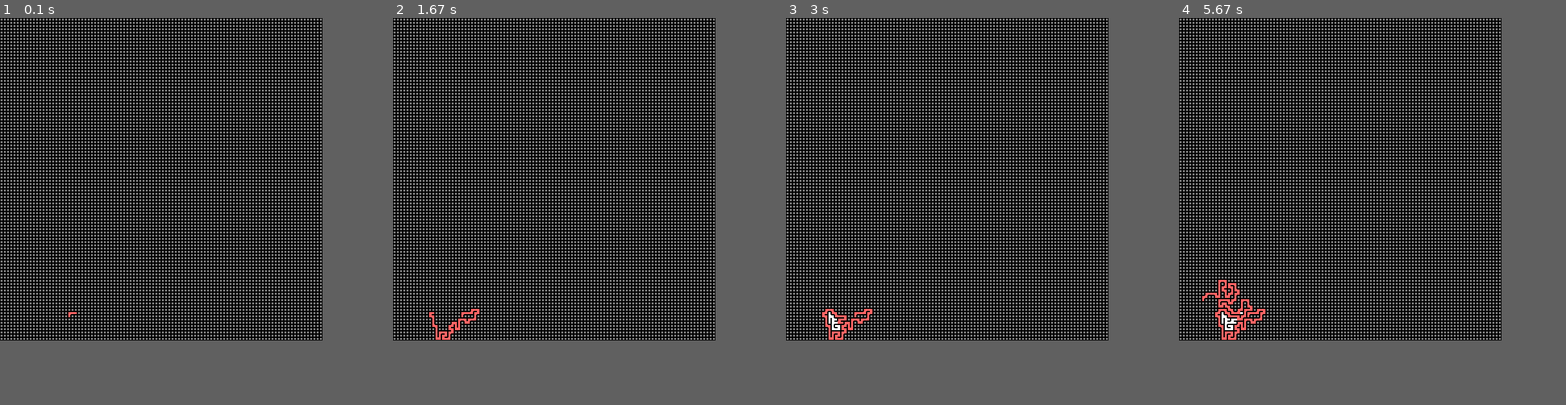
Above: before the commit, frames 1-4 (left to right).
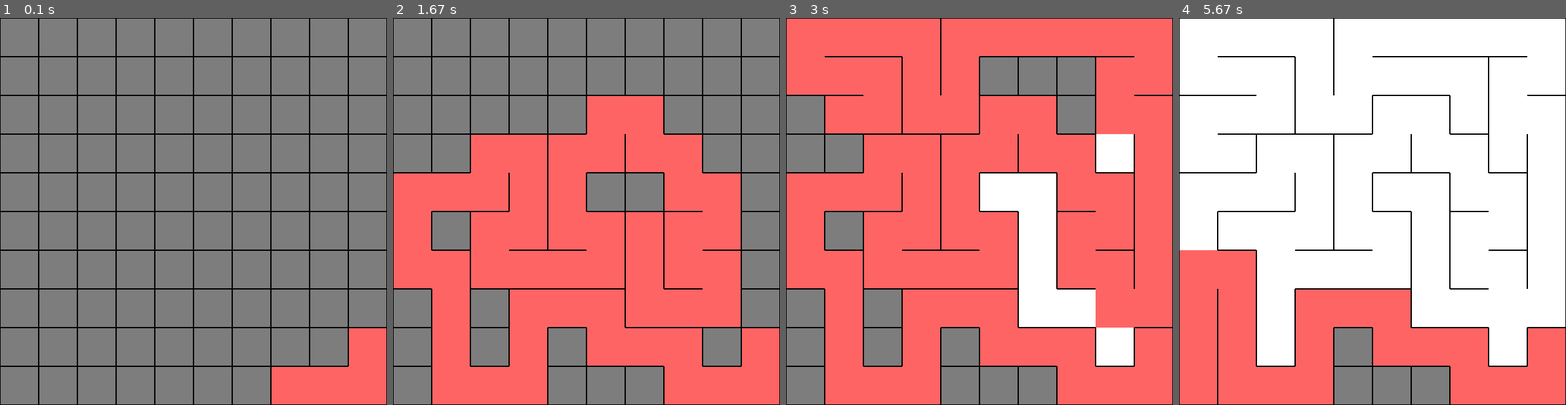
Above: after the commit, the same moments.

Repository: angelolmg/pygame-mazes
Game: pygame game, started from mazegenerator.py
Same seed, same stepped clock (60 frames per second), same inputs: the game is played once before the commit and once after it.
Inputs (mouse positions are in pixels of both pictures, inside the frame that each line leads up to):
- Up to frame 1 (0.1 s): no input
- Up to frame 2 (1.67 s): click (571, 226) at 0.38 s; click (586, 234) at 0.72 s; click (466, 304) at 1.05 s; click (725, 346) at 1.38 s
- Up to frame 3 (3 s): click (840, 199) at 1.72 s; click (960, 312) at 2.05 s; click (967, 145) at 2.38 s; click (925, 130) at 2.72 s
- Up to frame 4 (5.67 s): click (1473, 176) at 3.05 s
In our replay, the window is 500x500 before the commit and 600x600 after it. These sizes can differ from the game's own. Grey fills any space a smaller window leaves; there, only what the larger window draws over its background counts as a difference.

The runs differ from the first frame. In frame 1, 45% of the frame differs, in the area x 0-100%, y 0-100%; in frame 2, 69%; in frame 3, 71%; in frame 4, 83%.

Commit message:
Added A-star pathfiding algorithm

Diff:
--- a/mazegenerator.py
+++ b/mazegenerator.py
@@ -1,51 +1,177 @@
+import time
 import pygame, sys
-from random import randint, choice
+from random import randint, choice, seed
+from math import sqrt
 from pygame.locals import *
+
+seed(1337)
+
+def find_final_path():
+    full_path = [target_node]
+    tail_end = target_node
+
+    while tail_end != start_node:
+        tail_end = grid_matrix[tail_end[0]][tail_end[1]].last_index
+        full_path.append(tail_end)
+
+    reset_grid_matrix()
+
+    # final animation
+    initial = time.time()
+    cool = 0.04
+    i = len(full_path) - 1
+
+    while(len(full_path) > 0):
+        now = time.time()
+        if now >= initial + cool:
+            grid_matrix[full_path[i][0]][full_path[i][1]].path_node_state()
+            draw_grid_matrix()
+            pygame.display.update()
+            del full_path[i]
+            initial = now
+            i -= 1
+
+    print(time.time() - initial_time)
 
 def available(index):
     x = index[0]
     y = index[1]
 
     if x < 0 or  x > (cell_count_col - 1) or y < 0 or y > (cell_count_row - 1):
-        return False
-
-    if grid_matrix[x][y].activated == True:
-        return False
+            return False
+
+    if not maze_done:
+        if grid_matrix[x][y].being_carved == True:
+            return False
 
     return True
+
+def euclidian_distance_norm(p1, p2):
+    x1, y1 = p1
+    x2, y2 = p2
+    return int(10*(sqrt((x1-x2)**2 + (y1-y2)**2)))
+
+def get_neighbours(index):
+    x = index[0]
+    y = index[1]
+
+    current = grid_matrix[x][y]
+    walls = current.walls
+
+    # directions
+    directions = []
+
+    top = (x, y - 1)
+    if available(top) and not walls[0]:
+        node_top = grid_matrix[top[0]][top[1]]
+        if not node_top.closed_path:
+            directions.append(top)
+        elif node_top.is_primary:
+            directions.append(top)
+
+    right = (x + 1, y)
+    if available(right) and not walls[1]:
+        node_right = grid_matrix[right[0]][right[1]]
+        if not node_right.closed_path:
+            directions.append(right)
+        elif node_right.is_primary:
+            directions.append(right)
+
+    bottom = (x, y + 1)
+    if available(bottom) and not walls[2]:
+        node_bottom = grid_matrix[bottom[0]][bottom[1]]
+        if not node_bottom.closed_path:
+            directions.append(bottom)
+        elif node_bottom.is_primary:
+            directions.append(bottom)
+
+    left = (x - 1, y)
+    if available(left) and not walls[3]:
+        node_left = grid_matrix[left[0]][left[1]]
+        if not node_left.closed_path:
+            directions.append(left)
+        elif node_left.is_primary:
+            directions.append(left)
+
+
+    for direction in directions:
+        grid_matrix[direction[0]][direction[1]].open_path_state()
+
+        distance_from_start = euclidian_distance_norm(direction, start_node)
+        distance_from_target = euclidian_distance_norm(direction, start_node)
+        new_score = distance_from_start + distance_from_target
+
+        if grid_matrix[direction[0]][direction[1]].star_score > new_score:
+            grid_matrix[direction[0]][direction[1]].star_score = new_score
+            grid_matrix[direction[0]][direction[1]].last_index = (x, y)
+
+        global path_found
+        if direction == target_node:
+            path_found = True
+            return target_node
+
+    grid_matrix[x][y].closed_path_state()
+
+    return directions
+
+# A* pathfinding routine
+def pathfind():
+    min_score_node = max(open_list, key=lambda x: grid_matrix[x[0]][x[1]].star_score)
+    open_list.remove(min_score_node)
+    open_list.extend(get_neighbours(min_score_node))
+
 
 class cell:
     def __init__(self, px, py, index):
         self.color = grey_color
         self.walls = [True, True, True, True]   #top, right, bottom and left
-        self.rect = pygame.Rect(px, py, cell_w, cell_h)
-        self.activated = False
+        self.rect = pygame.Rect(px, py, cell_side, cell_side)
+        self.being_carved = False
         self.line_weight = 1
         self.index = index
+        self.last_index = (0, 0)
+        self.star_score = 999
+        self.closed_path = False
+        self.is_primary = False
 
     def draw(self):
         lw = self.line_weight
         pygame.draw.rect(screen, self.color, self.rect)
 
         if self.walls[0]:
-            pygame.draw.rect(screen, black_color, (self.rect.left, self.rect.top, cell_w, lw))
+            pygame.draw.rect(screen, black_color, (self.rect.left, self.rect.top, cell_side, lw))
         if self.walls[1]:
-            pygame.draw.rect(screen, black_color, (self.rect.right - lw, self.rect.top, lw, cell_h))
+            pygame.draw.rect(screen, black_color, (self.rect.right - lw, self.rect.top, lw, cell_side))
         if self.walls[2]:
-            pygame.draw.rect(screen, black_color, (self.rect.left, self.rect.bottom - lw, cell_w, lw))
+            pygame.draw.rect(screen, black_color, (self.rect.left, self.rect.bottom - lw, cell_side, lw))
         if self.walls[3]:
-            pygame.draw.rect(screen, black_color, (self.rect.left, self.rect.top, lw, cell_h))
-
-    def activate(self):
-        self.activated = True
+            pygame.draw.rect(screen, black_color, (self.rect.left, self.rect.top, lw, cell_side))
+
+    # STATES
+    def being_carved_state(self):
+        self.being_carved = True
         self.color = red_color
         return self
 
-    def deactivate(self):
+    def reset_state(self):
         self.color = white_color
 
-    def print_pos(self):
-        print(self.index)
+    def path_node_state(self):
+        self.color = teal_color
+        self.is_primary = True
+        self.closed_path = True
+        return self.index
+
+    def open_path_state(self):
+        if not self.is_primary:
+            self.color = green_color
+        return self.index
+
+    def closed_path_state(self):
+        if not self.is_primary:
+            self.color = red_color
+            self.closed_path = True
+        return self.index
 
     def step(self):
         # build possible paths
@@ -89,9 +215,14 @@
                 grid_matrix[nx][ny].walls[1] = False
 
             carve_path.append(grid_matrix[nx][ny])
-            carve_path[-1].activate()
+            carve_path[-1].being_carved_state()
 
             return True
+
+def reset_grid_matrix():
+    for row in range(cell_count_row):
+        for col in range(cell_count_col):
+            grid_matrix[row][col].reset_state()
 
 def draw_grid_matrix():
     for row in range(cell_count_row):
@@ -102,21 +233,24 @@
     global grid_matrix
     for row in range(cell_count_row):
         for col in range(cell_count_col):
-            grid_matrix[row][col] = cell(cell_w * row, cell_h * col, (row, col))
+            grid_matrix[row][col] = cell(cell_side * row, cell_side * col, (row, col))
 
 def step_on_path():
 
     global carve_path
     if len(carve_path) > 0:
-        carved = carve_path[-1].step()
-        if not carved:
-            carve_path[-1].deactivate()
+        can_be_carved = carve_path[-1].step()
+        if not can_be_carved:
+            carve_path[-1].reset_state()
             del carve_path[-1]
     else:
-        global maze_done
+        global maze_done, target_node, start_node, open_list
+
         maze_done = True
-
-
+        target_node = grid_matrix[-1][0].path_node_state()
+        start_node = grid_matrix[0][-1].path_node_state()
+
+        open_list.append(start_node)
 
 
 # MAIN
@@ -124,40 +258,56 @@
 pygame.display.set_caption("Maze Gereration - Backtracking")
 clock = pygame.time.Clock()
 
-cell_w, cell_h = (5, 5)
-screen_w, screen_h = (500, 500)
-cell_count_row, cell_count_col = (int(screen_w/cell_w), int(screen_h/cell_h))
+FPS = 30
+cell_side = 60
+screen_side = 600
+cell_count_row, cell_count_col = (int(screen_side/cell_side), int(screen_side/cell_side))
 grid_matrix = [[ None for i in range(cell_count_row)] for j in range(cell_count_col)]
 carve_path = []
 maze_done = False
-
-
-screen = pygame.display.set_mode((screen_w, screen_h))
+path_found = False
+do_path_animation = False
+
+start_node = None
+target_node = None
+open_list = []
+closed_list = []
+
+screen = pygame.display.set_mode((screen_side, screen_side))
 
 black_color = (0, 0, 0)
 white_color = (255, 255, 255)
 grey_color = (125, 125, 125)
 red_color = (255, 100, 100)
+teal_color = (100, 255, 255)
+green_color = (100, 255, 100)
 
 screen.fill(white_color)
 init_cell_grid()
-first = grid_matrix[randint(0, cell_count_row - 1)][randint(0, cell_count_col - 1)].activate()
+first = grid_matrix[randint(0, cell_count_row - 1)][randint(0, cell_count_col - 1)].being_carved_state()
 carve_path.append(first)
 draw_grid_matrix()
 
+initial_time = time.time()
+last_time = pygame.time.get_ticks()
+
+
 while True:
     for event in pygame.event.get():
-        if event.type == pygame.MOUSEBUTTONDOWN:
-            if event.button == 1:
-                step_on_path()
         if event.type == QUIT:
             pygame.quit()
             sys.exit()
 
     if not maze_done:
         step_on_path()
+    elif not path_found:
+        pathfind()
+
+    if path_found and not do_path_animation:
+        find_final_path()
+        do_path_animation = True
 
     screen.fill(white_color)
     draw_grid_matrix()
     pygame.display.update()
-    clock.tick(30)
+    clock.tick(FPS)
